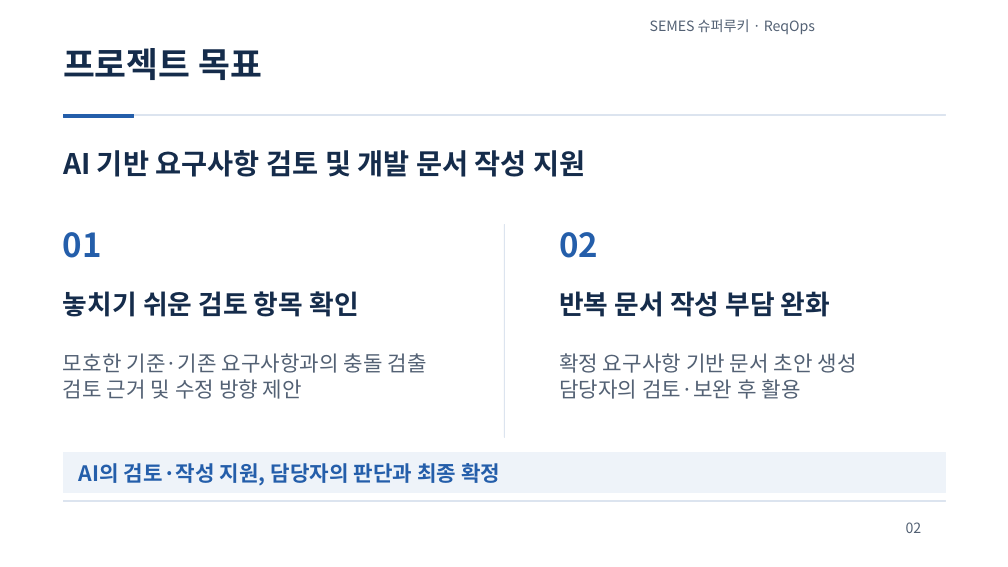
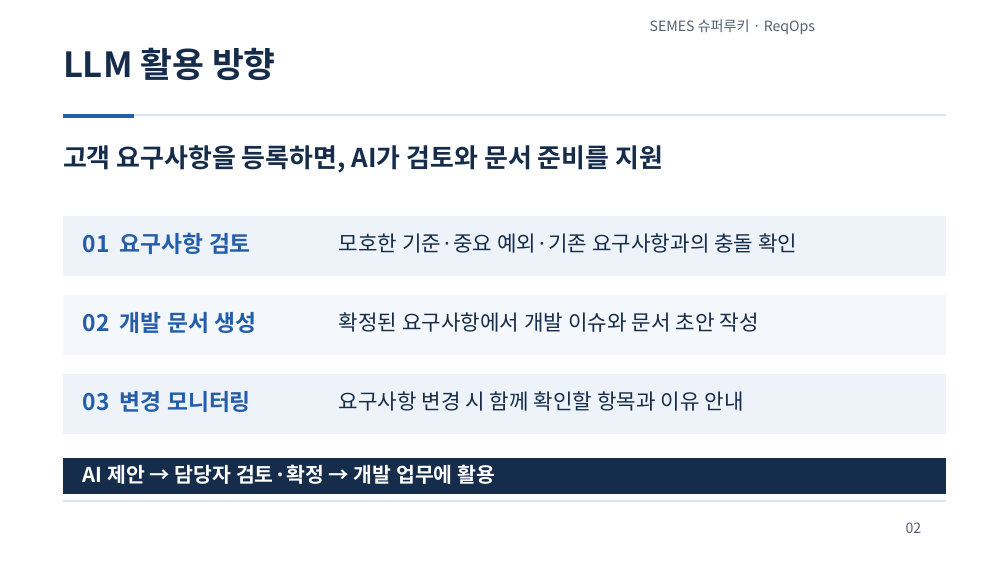
Before and after one commit to jihunhan98/semes-superrookie, a slide deck: slide 2 of docs/presentations/ReqOps_SuperRookie.pptx. Drawn at 1008x567 pixels with LibreOffice and Linux fonts; fonts in the diff are those of the drawing. Boxes give left, top, right and bottom in pixels: in the first picture for what was removed or moved away, otherwise in the second. Text is boxed around its words. In the diff, an @@ line names an element or a change of style, - is before the commit and + after.

```diff
--- a/docs/presentations/ReqOps_SuperRookie.pptx
+++ b/docs/presentations/ReqOps_SuperRookie.pptx
@@ text at bbox=[63, 47, 276, 80]: text changed @@
-프로젝트 목표
+LLM 활용 방향
@@ text at bbox=[63, 145, 663, 173]: text changed; size 27 to 24.8 pt @@
-AI 기반 요구사항 검토 및 개발 문서 작성 지원
+고객 요구사항을 등록하면, AI가 검토와 문서 준비를 지원
@@ text removed at bbox=[63, 232, 102, 258] @@
-01
@@ rectangle added at bbox=[63, 216, 945, 275], fill #EEF3F9, outline #EEF3F9 0.75 pt @@
@@ text at bbox=[83, 232, 251, 254]: text changed; size 25.5 to 21.8 pt; text colour #152C4B to #245EAA @@
-놓치기 쉬운 검토 항목 확인
+01 요구사항 검토
@@ text at bbox=[339, 233, 797, 253]: text changed; text colour #536174 to #152C4B @@
-모호한 기준·기존 요구사항과의 충돌 검출
-검토 근거 및 수정 방향 제안
+모호한 기준·중요 예외·기존 요구사항과의 충돌 확인
@@ rectangle: place and size @@
-rectangle at bbox=[504, 225, 505, 437]
+rectangle at bbox=[63, 296, 945, 355]
@@ rectangle at bbox=[63, 296, 945, 355]: fill #DCE4EF to #F4F7FB; outline #DCE4EF 0.75 pt to #F4F7FB 0.75 pt @@
@@ text at bbox=[83, 312, 256, 333]: text changed; size 31.5 to 21.8 pt @@
-02
+02 개발 문서 생성
@@ text at bbox=[339, 312, 759, 332]: text changed; size 25.5 to 20.2 pt; bold off @@
-반복 문서 작성 부담 완화
+확정된 요구사항에서 개발 이슈와 문서 초안 작성
@@ text removed at bbox=[559, 353, 857, 399] @@
-확정 요구사항 기반 문서 초안 생성
-담당자의 검토·보완 후 활용
@@ rectangle: place and size @@
-rectangle at bbox=[63, 453, 945, 492]
+rectangle at bbox=[63, 374, 945, 433]
@@ text added at bbox=[83, 391, 251, 412], 21.8 pt, text #245EAA, bold @@
+03 변경 모니터링
@@ text added at bbox=[339, 391, 744, 411], 20.2 pt, text #152C4B @@
+요구사항 변경 시 함께 확인할 항목과 이유 안내
@@ rectangle added at bbox=[63, 458, 945, 494], fill #152C4B, outline #152C4B 0.75 pt @@
@@ text at bbox=[83, 464, 495, 484]: text changed; size 20.2 to 19.5 pt; text colour #245EAA to #FFFFFF @@
-AI의 검토·작성 지원, 담당자의 판단과 최종 확정
+AI 제안 → 담당자 검토·확정 → 개발 업무에 활용
```
Also in this commit, not shown: 2 other slides changed, 2 slides added, 2 slides removed.
